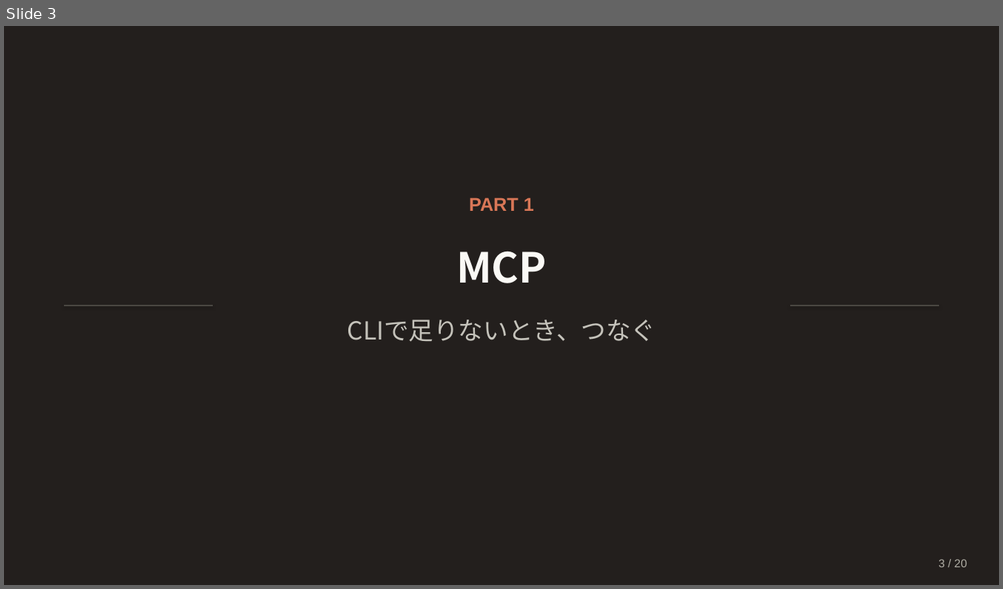
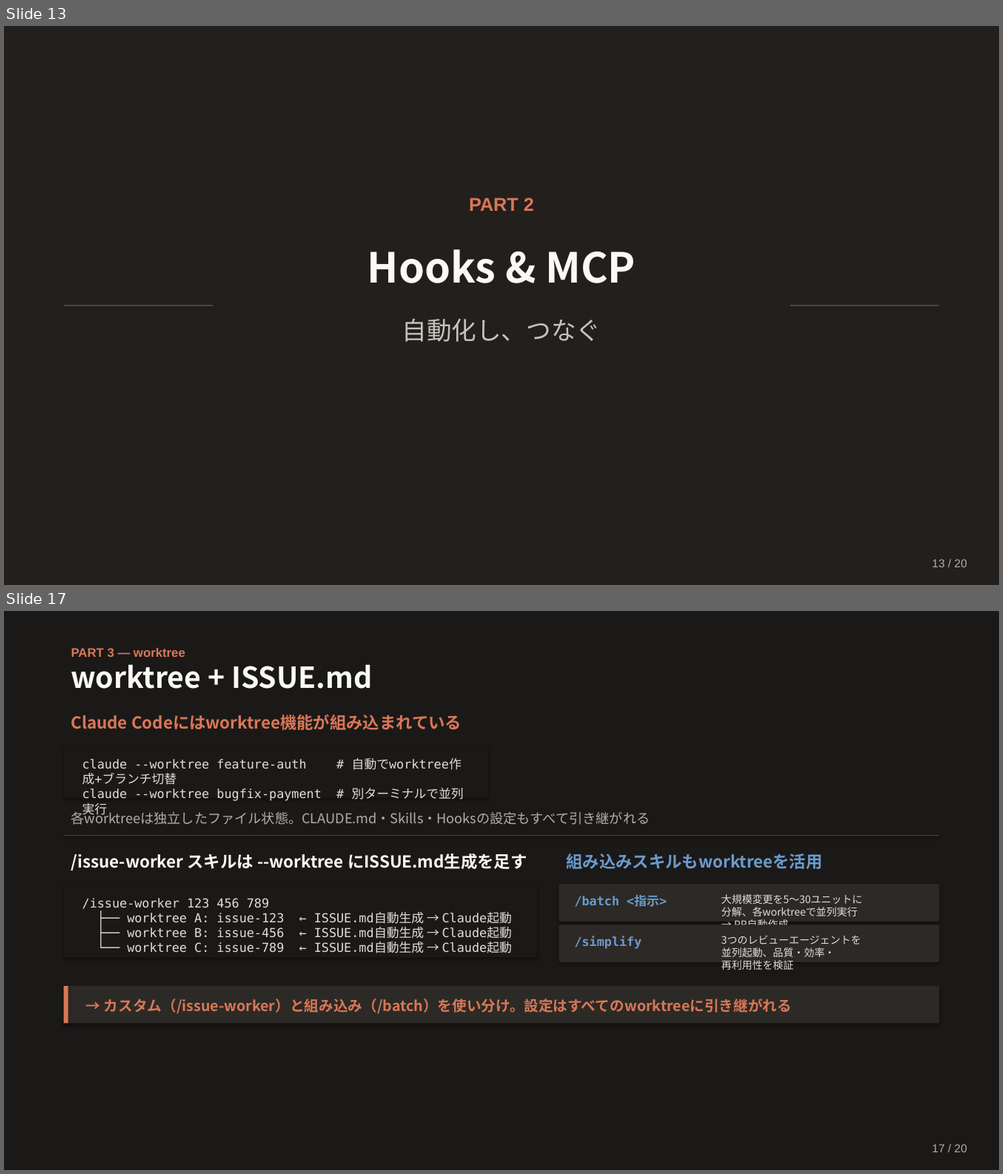
Before and after one commit to Ischca/zenn, a slide deck: slides/Claude_session3.pptx. Shown one above the other, each under a label of ours: slide 3 before the commit, slides 13 and 17 after it; the slides between them are not shown. The pictures are 1003x589 and 1003x1174 pixels, drawn with LibreOffice and Linux fonts; fonts in the diff are those of the drawing. Boxes give left, top, right and bottom in pixels: in the first picture for what was removed or moved away, otherwise in the second. Text is boxed around its words. In the diff, an @@ line names an element or a change of style, - is before the commit and + after.

```diff
--- a/slides/Claude_session3.pptx
+++ b/slides/Claude_session3.pptx
@@ slide 17 added at (4,611,999,1170), background #1B1918 @@
@@ text added at (71,648,185,657), 12 pt, text #D97757, bold @@
+PART 3 — worktree
@@ text added at (71,664,372,689), 28 pt, text #FAF9F5, bold @@
+worktree + ISSUE.md
@@ text added at (71,715,461,730), 16 pt, text #D97757, bold @@
+Claude Codeにはworktree機能が組み込まれている
@@ rounded rectangle added at (64,745,488,797), fill #1B1918 @@
@@ text added at (82,759,464,801), 12 pt, text #E0DED8 @@
+claude --worktree feature-auth # 自動でworktree作成+ブランチ切替
+claude --worktree bugfix-payment # 別ターミナルで並列実行
@@ text added at (71,810,650,825), 13 pt, text #B0AEA5 @@
+各worktreeは独立したファイル状態。CLAUDE.md・Skills・Hooksの設定もすべて引き継がれる
@@ line added from (64, 835) to (939, 835), #4A4742 0.75 pt @@
@@ text added at (71,854,526,871), 16 pt, text #FAF9F5, bold @@
+/issue-worker スキルは --worktree にISSUE.md生成を足す
@@ text added at (566,854,822,869), 16 pt, text #6A9BCC, bold @@
+組み込みスキルもworktreeを活用
@@ rounded rectangle added at (64,884,537,957), fill #1B1918 @@
@@ text added at (82,898,512,953), 12 pt, text #E0DED8 @@
+/issue-worker 123 456 789
+├── worktree A: issue-123 ← ISSUE.md自動生成 → Claude起動
+├── worktree B: issue-456 ← ISSUE.md自動生成 → Claude起動
+└── worktree C: issue-789 ← ISSUE.md自動生成 → Claude起動
@@ rounded rectangle added at (559,884,939,921), fill #2D2926 @@
@@ text added at (575,896,666,907), 12 pt, text #6A9BCC, bold @@
+/batch <指示>
@@ text added at (721,894,862,925), 10 pt, text #E0DED8 @@
+大規模変更を5〜30ユニットに
+分解、各worktreeで並列実行
+→ PR自動作成
@@ rounded rectangle added at (559,925,939,963), fill #2D2926 @@
@@ text added at (575,937,642,949), 12 pt, text #6A9BCC, bold @@
+/simplify
@@ text added at (721,936,861,970), 10 pt, text #E0DED8 @@
+3つのレビューエージェントを
+並列起動、品質・効率・
+再利用性を検証
@@ rectangle added at (64,986,939,1024), fill #2C2A26 @@
@@ rectangle added at (64,986,68,1024), fill #D97757 @@
@@ text added at (104,999,791,1014), 14 pt, text #D97757, bold @@
+→ カスタム（/issue-worker）と組み込み（/batch）を使い分け。設定はすべてのworktreeに引き継がれる
@@ text added at (932,1145,967,1153), 11 pt, text #B0AEA5 @@
+17 / 20
@@ what was slide 3 is now slide 13 @@
@@ slide 13 changed as well @@
@@ text at (469,198,534,211): text changed @@
-PART 1
+PART 2
@@ text at (367,249,635,284): text changed @@
-MCP
+Hooks & MCP
@@ text at (402,319,601,342): text changed @@
-CLIで足りないとき、つなぐ
+自動化し、つなぐ
@@ text at (932,560,967,568): text changed @@
-3 / 20
+13 / 20
```
Also in this commit, not shown: 11 other slides changed, 7 other slides added, 8 slides removed, 1 other file.
